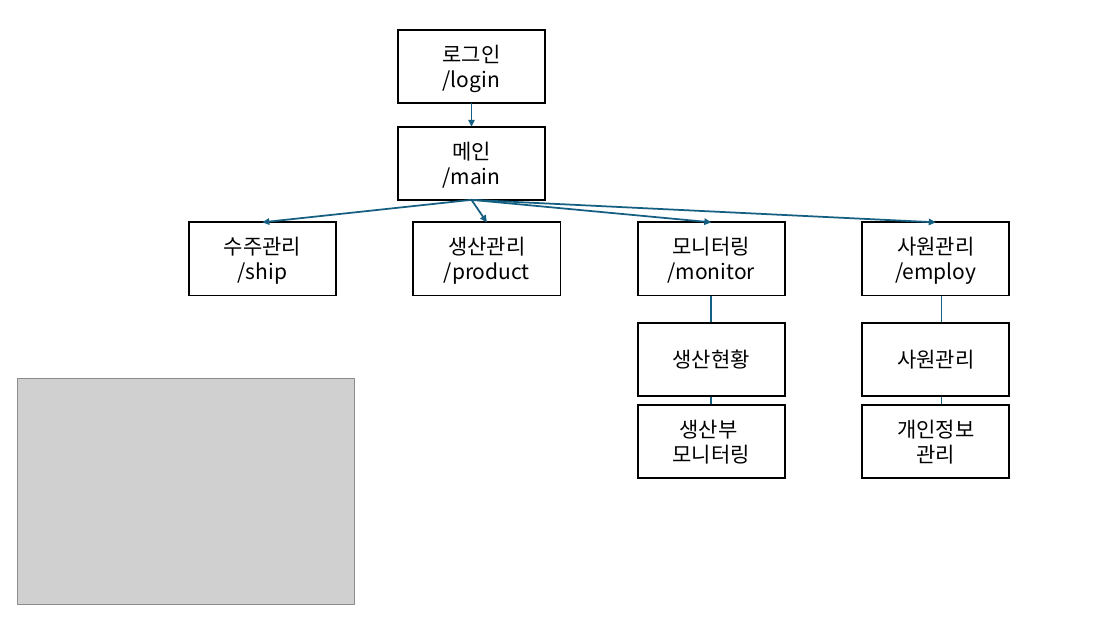
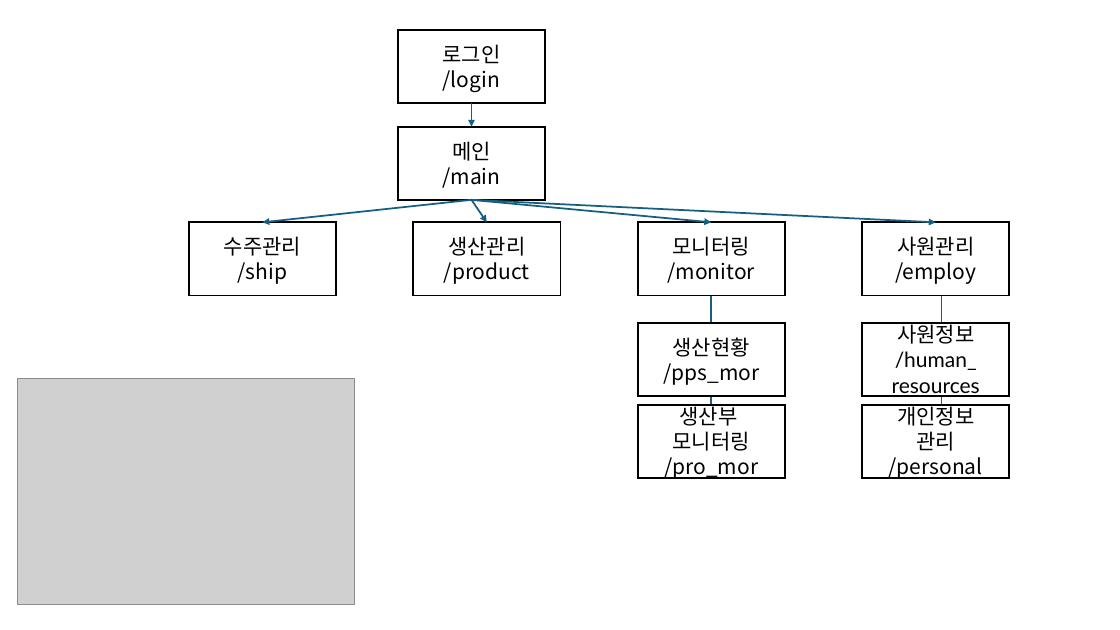
Before and after one commit to Klaxon9718/Make_React_Project, a slide deck: slide 3 of 문서/화면 디자인_이승현(04.29).pptx. Drawn at 1120x630 pixels with LibreOffice and Linux fonts; fonts in the diff are those of the drawing; grey boxes stand for pictures. Boxes give left, top, right and bottom in pixels: in the first picture for what was removed or moved away, otherwise in the second. Text is boxed around its words. In the diff, an @@ line names an element or a change of style, - is before the commit and + after.

```diff
--- a/문서/화면 디자인_이승현(04.29).pptx
+++ b/문서/화면 디자인_이승현(04.29).pptx
@@ text in rectangle at box(892, 321, 980, 397): text changed @@
-사원관리
+사원정보
+/human_
+resources
@@ text in rectangle at box(663, 363, 759, 385): paragraph added @@
+/pps_mor
@@ text in rectangle at box(664, 457, 758, 479): paragraph added @@
+/pro_mor
@@ text in rectangle at box(889, 457, 983, 479): paragraph added @@
+/personal
```
Also in this commit, not shown: 9 other files.
